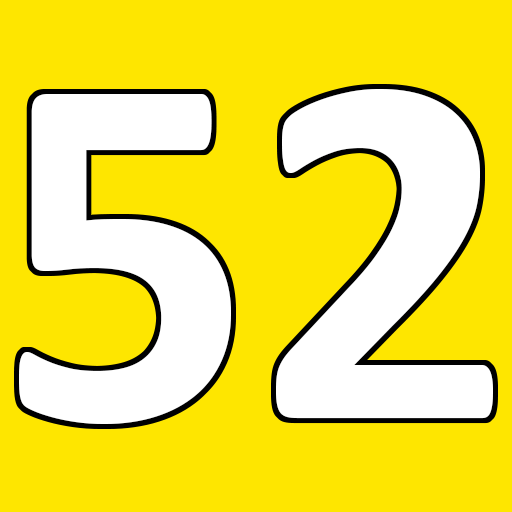
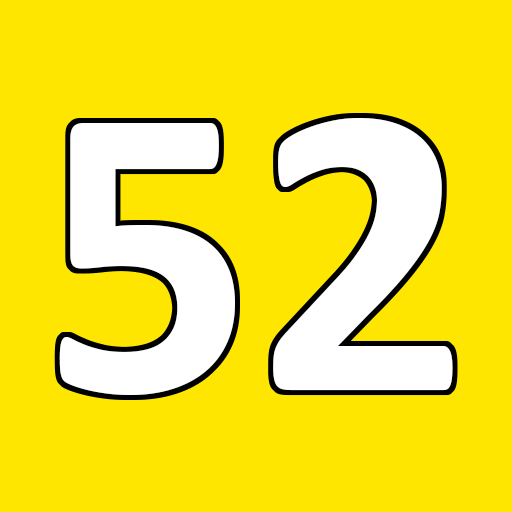
Two versions of the same layered image (512x512). Layer-by-layer changes:
painted on "52" over [19,89,493,424]
painted on "Background" over [14,84,498,429]
